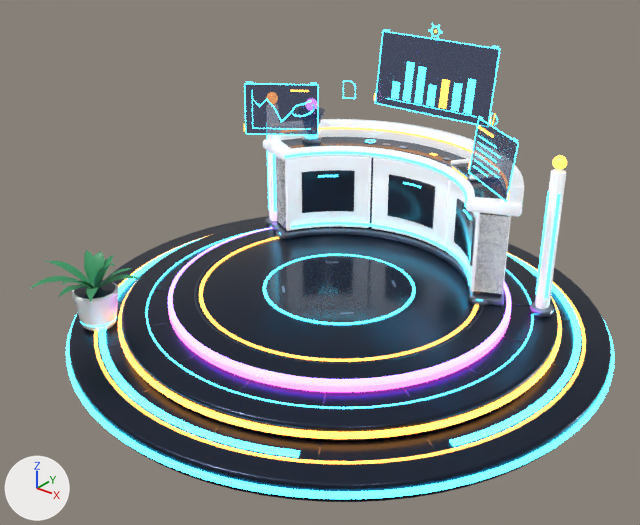
Renders of the glTF model assets/models/stations/main_desk.glb from each side of a commit.
Camera for both pictures: a camera (50 mm lens) standing at (3.61, -4.74, 3.44) and looking at (0.01, -0.25, 0.65). Lighting does not change. The marker at lower left points along +X, +Y and +Z. The older version comes first. Vertices at exactly the same position are counted once.

Objects in the first picture: 'main_desk'.
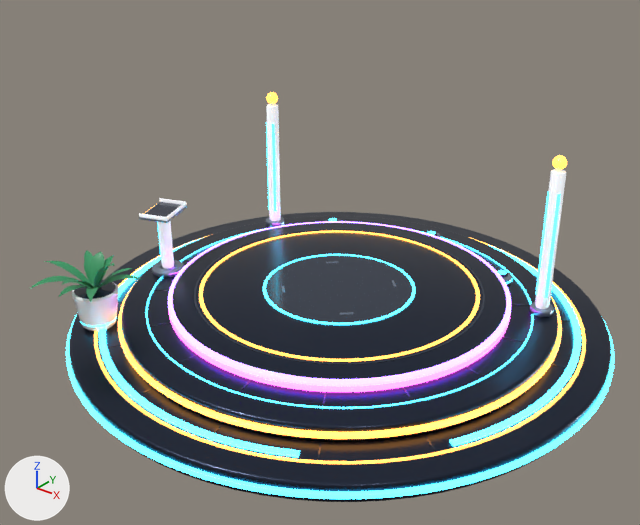
Pixel boxes (x1, y1, x2, y2) of what changed, in the pictures (640 x 525 px; the box of a moved part takes in the faces that stretch with it):
'main_desk', reshaped (14% shorter)
    before: (31, 23, 614, 502)
    after: (31, 92, 614, 502)
part 1 of me_main_desk, moved or reshaped (not visible afterwards)
    before: (245, 133, 318, 136)
part 2 of me_main_desk, moved or reshaped
    before: (451, 163, 478, 182)
    after: (139, 202, 187, 223)
part 3 of me_main_desk, moved or reshaped
    before: (451, 159, 471, 165)
    after: (159, 198, 185, 205)
part 4 of me_main_desk, moved or reshaped
    before: (469, 175, 476, 179)
    after: (139, 213, 167, 221)
part 5 of me_main_desk, moved or reshaped (not visible before)
    after: (167, 202, 187, 221)
part 6 of me_main_desk, added
    after: (425, 231, 441, 238)
part 7 of me_main_desk, added
    after: (497, 270, 512, 286)
part 8 of me_main_desk, added
    after: (152, 220, 184, 278)
part 9 of me_main_desk, deleted
    before: (244, 23, 524, 306)
part 10 of me_main_desk, deleted
    before: (272, 156, 509, 306)
part 11 of me_main_desk, added
    after: (146, 202, 181, 258)

The edits, one by one:
me_main_desk is used by ob_main_desk; location (0.0, 0.0, 0.0).
me_main_desk had 17333 vertices, 33873 faces and spanned x -2.03..2.03, y -2.03..2.03, z 0.0..2.13.
me_main_desk now has 13863 vertices, 27293 faces and spans x -2.03..2.03, y -2.03..2.03, z 0.0..1.47.
me_main_desk part 1: the loose piece of 8 vertices spanning x -1.17..-0.69, y 0.27..0.61, z 1.25..1.26 is scaled about its middle by (0.185, -0.721, 0.999), then moved by (-0.54, -0.98, -0.48), in mat_gloworange (orange #ffa645, glowing orange #ffa645).
me_main_desk part 2: the loose piece of 56 vertices spanning x 0.39..0.81, y 0.67..1.05, z 1.16..1.18 is turned -35.2 degrees about the z axis through its middle, then moved by (-1.95, -1.35, -0.4).
me_main_desk part 3: the loose piece of 56 vertices spanning x 0.39..0.54, y 0.86..1.06, z 1.18..1.21 is scaled about its middle by (1.64, 0.417, 1), then moved by (-1.87, -1.29, -0.4).
me_main_desk part 4: the loose piece of 56 vertices spanning x 0.66..0.81, y 0.67..0.87, z 1.18..1.21 is scaled about its middle by (1.64, 0.417, 1), then moved by (-2.03, -1.41, -0.4).
me_main_desk part 5: the loose piece of 56 vertices spanning x 0.52..0.81, y 0.86..1.06, z 1.18..1.21 is scaled about its middle by (0.417, 1.64, 1), then moved by (-1.91, -1.41, -0.4).
me_main_desk part 6: a new loose piece of 452 vertices spanning x -0.08..0.08, y 1.22..1.38, z 0.26..0.35.
me_main_desk part 7: a new loose piece of 452 vertices spanning x 0.76..0.92, y 0.92..1.08, z 0.26..0.35.
me_main_desk part 8: a new loose piece of 291 vertices spanning x -1.48..-1.22, y -0.62..-0.36, z 0.26..0.76.
me_main_desk part 9: 98 loose pieces with 4701 vertices, spanning x -1.2..1.2, y 0.26..1.28, z 0.35..2.13, are deleted.
me_main_desk part 10: 688 vertices removed from x -1.11..1.11, y 0.4..1.22, z 0.35..1.07.
me_main_desk part 11: 16 vertices added at x -1.5..-1.21, y -0.67..-0.32, z 0.36..0.78.
Other edits to the shape of me_main_desk do not show in these pictures.
me_main_desk no longer uses material mat_holo (black #08122b).
me_main_desk no longer uses material mat_glowpurple (purple #c481ff, glowing purple #c481ff).
